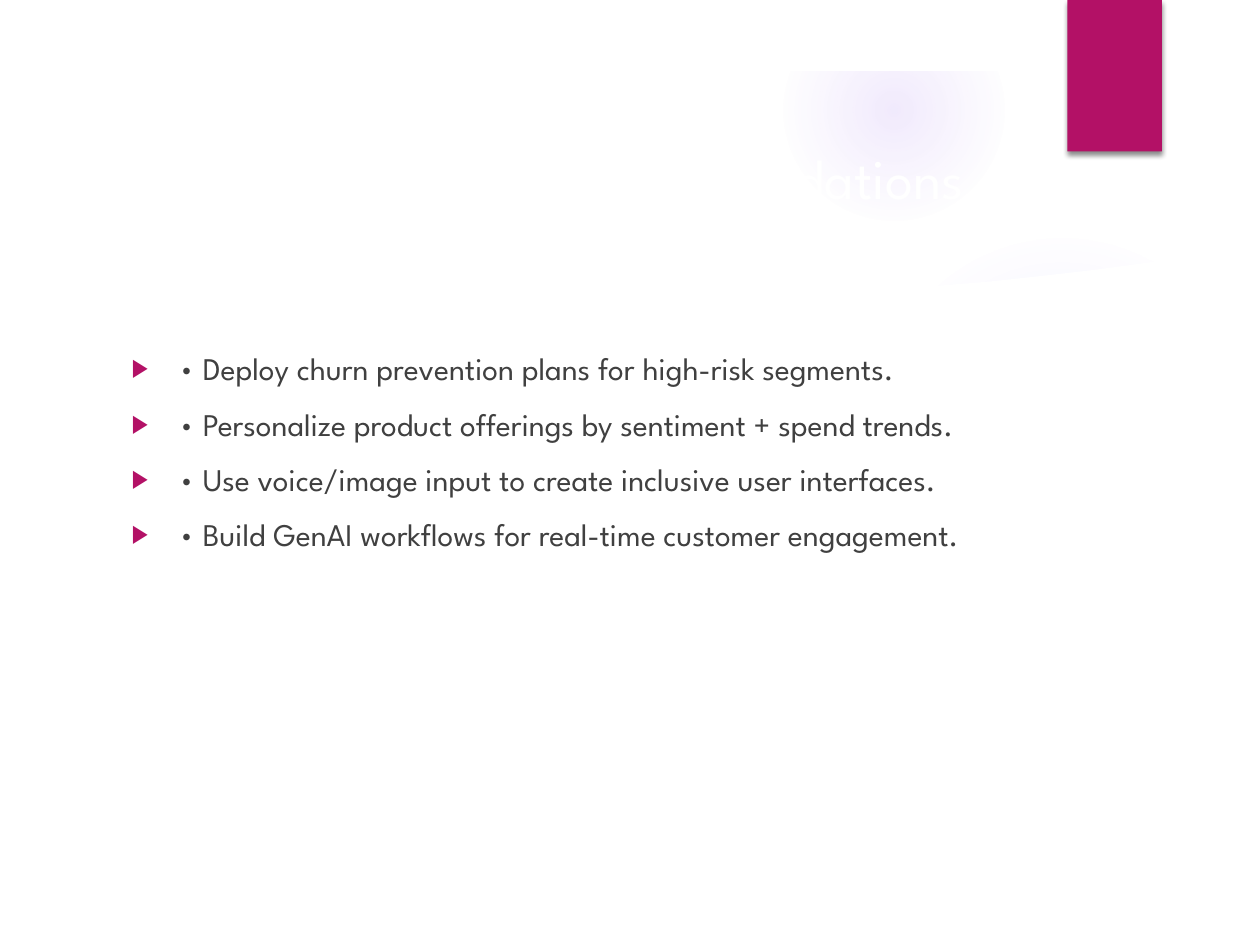
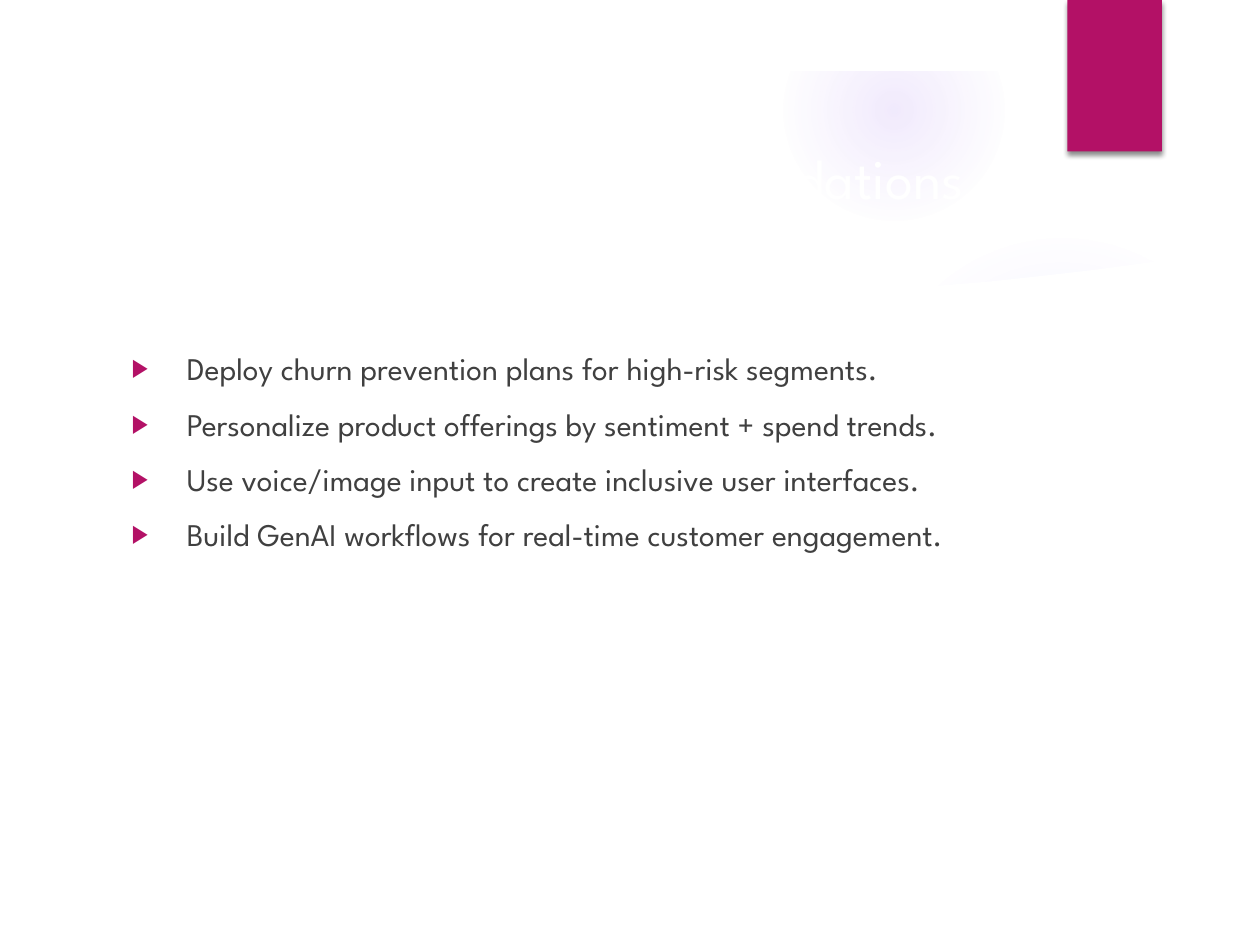
Before and after one commit to ewfx/aidhp-atificial-ai-agents, a slide deck: slide 9 of artifacts/arch/AI_Hyperpersonalization_Presentation_AtificalAIAgents.pptx. Drawn at 1260x945 pixels with LibreOffice and Linux fonts; fonts in the diff are those of the drawing; background and template pictures are left out. Boxes give left, top, right and bottom in pixels: in the first picture for what was removed or moved away, otherwise in the second. Text is boxed around its words. In the diff, an @@ line names an element or a change of style, - is before the commit and + after.

```diff
--- a/artifacts/arch/AI_Hyperpersonalization_Presentation_AtificalAIAgents.pptx
+++ b/artifacts/arch/AI_Hyperpersonalization_Presentation_AtificalAIAgents.pptx
@@ text at (x1=187, y1=358, x2=942, y2=553): text changed @@
-▶ • Deploy churn prevention plans for high-risk segments.
-▶ • Personalize product offerings by sentiment + spend trends.
-▶ • Use voice/image input to create inclusive user interfaces.
-▶ • Build GenAI workflows for real-time customer engagement.
+▶ Deploy churn prevention plans for high-risk segments.
+▶ Personalize product offerings by sentiment + spend trends.
+▶ Use voice/image input to create inclusive user interfaces.
+▶ Build GenAI workflows for real-time customer engagement.
```
Also in this commit, not shown: 9 other slides changed, 1 other file.
